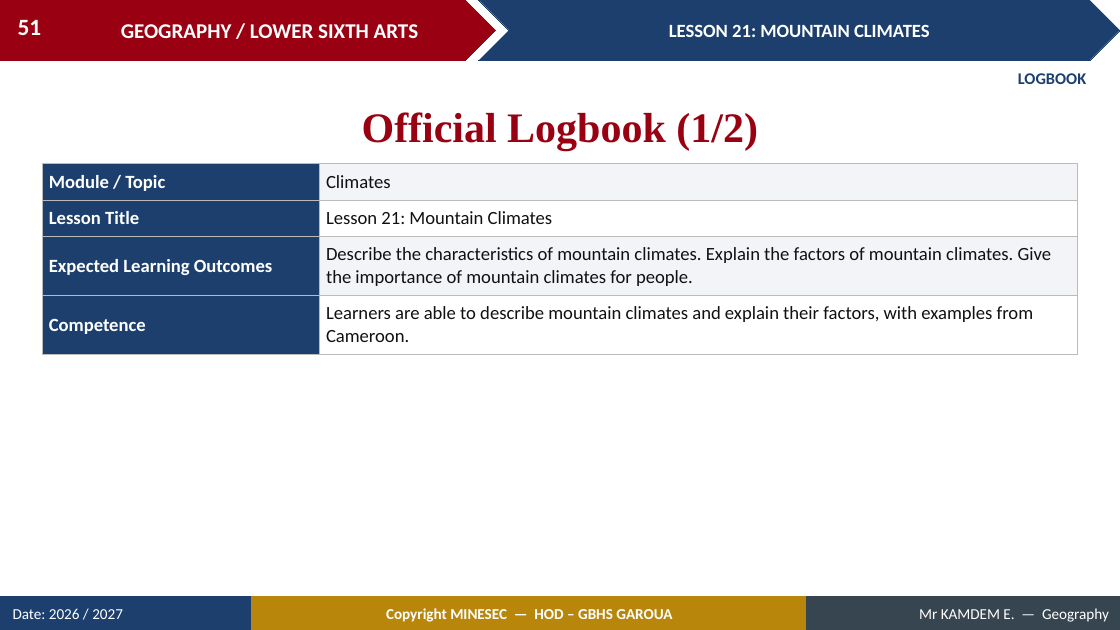
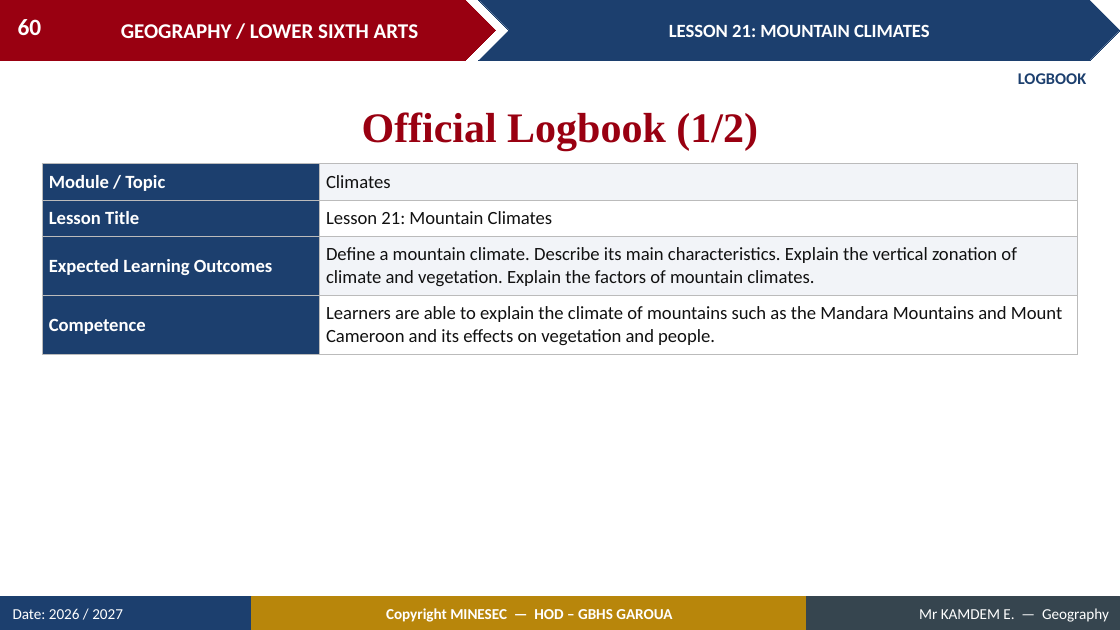
Before and after one commit to Berthautk/linea-github, a slide deck: slide 60 of lecons/LSA/Climatology/04_LSA_CLIM_L21_Mountain_Climates.pptx (slide 51 before the commit). Drawn at 1120x630 pixels with LibreOffice and Linux fonts; fonts in the diff are those of the drawing. Boxes give left, top, right and bottom in pixels: in the first picture for what was removed or moved away, otherwise in the second. Text is boxed around its words. In the diff, an @@ line names an element or a change of style, - is before the commit and + after.

```diff
--- a/lecons/LSA/Climatology/04_LSA_CLIM_L21_Mountain_Climates.pptx
+++ b/lecons/LSA/Climatology/04_LSA_CLIM_L21_Mountain_Climates.pptx
@@ page number at <box>18,19,42,35</box>: text changed @@
-51
+60
@@ table at <box>42,164,1078,349</box> @@
-row 3, column 2: Describe the characteristics of mountain climates. Explain the factors of mountain climates. Give the importance of mountain climates for people.
+row 3, column 2: Define a mountain climate. Describe its main characteristics. Explain the vertical zonation of climate and vegetation. Explain the factors of mountain climates.
-row 4, column 2: Learners are able to describe mountain climates and explain their factors, with examples from Cameroon.
+row 4, column 2: Learners are able to explain the climate of mountains such as the Mandara Mountains and Mount Cameroon and its effects on vegetation and people.
```
Also in this commit, not shown: 37 other slides changed, 18 slides added, 9 slides removed, 21 other files.
